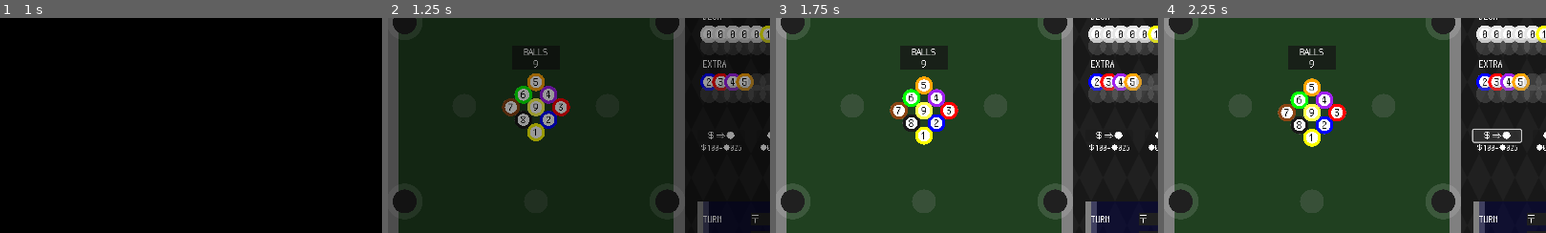
Above: before the commit, frames 1-4 (left to right).
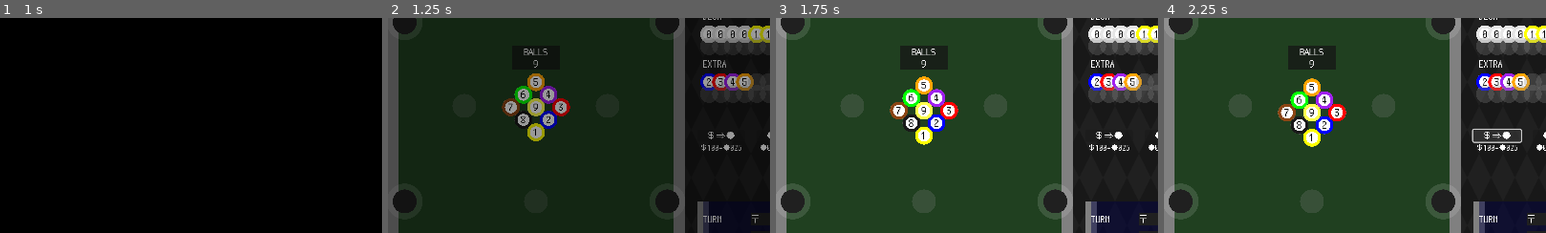
Above: after the commit, the same moments.

Repository: kamikoloss/gamball
Game: Godot game, scene res://scenes/main.tscn
Two runs of this game, one before a commit and one after it. Both use one fixed random seed, a clock stepped at 60 frames per second and the inputs below. Sound files missing from this copy of the repository are replaced by a short silence.
Inputs (mouse positions are % of the whole screen's width and height, from its top left):
- Up to frame 1 (1 s): click "PLAY" at 0.5 s
- Up to frame 2 (1.25 s): no input
- Up to frame 3 (1.75 s): click (22, 34) at 1.27 s
- Up to frame 4 (2.25 s): click "＄⇒●" at 2 s
The pictures show only the part of the screen within x 2-52%, y 7-57%; the shares and areas given below are measured in that part.

Frame 1 is identical in both runs. In frame 2, 0.1% of the frame differs, in the area x 94-98%, y 3-12%; in frame 3, 0.1%; in frame 4, 0.1%.

Commit message:
HOLE_GAIN_UP を実装した

Diff:
--- a/scenes/common/ball_effect.gd
+++ b/scenes/common/ball_effect.gd
@@ -37,17 +37,17 @@
 	EffectType.DECK_COUNT_GAIN_UP: "DECK の Ball が [color={r}][{a}][/color] 個以下のとき Gain [color={r}][+{b}][/color]",
 	EffectType.EXTRA_SIZE_MAX_UP: "EXTRA の最大サイズ [color={r}][+{a}][/color]",
 	EffectType.HOLE_GAIN_UP: "Hole の Gain [color={r}][+{a}][/color]",
-	EffectType.HOLE_SIZE_UP: "Hole のサイズ [color={r}][x{a}][/color]",
-	EffectType.HOLE_GRAVITY_SIZE_UP: "Hole の重力範囲サイズ [color={r}][x{a}][/color]",
+	EffectType.HOLE_SIZE_UP: "Hole のサイズ [color={r}][+{a}][/color] (最大 +4)",
+	EffectType.HOLE_GRAVITY_SIZE_UP: "Hole の重力範囲サイズ [color={r}][+{a}][/color] (最大 +4)",
 	EffectType.GAIN_UP: "LV [color={r}][{a}][/color] 以下の Ball の Gain [color={r}][+{b}][/color]",
 	EffectType.GAIN_UP_2: "LV [color={r}][{a}][/color] の Ball の Gain [color={r}][x{b}][/color]",
 	EffectType.MONEY_UP_ON_BREAK: "破壊時に MONEY [color={r}][x{a}][/color]",
 	EffectType.MONEY_UP_ON_FALL: "落下時に MONEY [color={r}][+{a}][/color]",
 	EffectType.PACHINKO_START_TOP_UP: "パチンコの初当たり確率 [color={r}][+{a}][/color]",
 	EffectType.PACHINKO_CONTINUE_TOP_UP: "パチンコの継続確率 [color={r}][+{a}][/color]",
-	EffectType.RARITY_TOP_UP: "[color={r}][{a}][/color] の出現確率が上がる",
-	EffectType.RARITY_TOP_DOWN: "[color={r}][{a}][/color] の出現確率が下がる",
-	EffectType.TAX_DOWN: "延長料 [color={r}][-{a}%][/color]",
+	EffectType.RARITY_TOP_UP: "[color={r}][{a}][/color] の出現確率 +1 (+1: 2倍, +2: 3倍, ...)",
+	EffectType.RARITY_TOP_DOWN: "[color={r}][{a}][/color] の出現確率 -1 (-1: 半減, -2: 出なくなる)",
+	EffectType.TAX_DOWN: "延長料 [color={r}][-{a}%][/color] (同一効果は足し算)",
 }
 
 # Ball LV/Rarity ごとの初期効果
--- a/scenes/common/hole.gd
+++ b/scenes/common/hole.gd
@@ -6,8 +6,8 @@
 signal ball_entered
 
 
-const HOLE_SCALE_STEP = 1.0
-const GRAVITY_SCALE_STEP = 0.5
+const HOLE_SCALE_STEP = 0.5
+const GRAVITY_SCALE_STEP = 0.25
 
 
 enum HoleType {
--- a/scenes/game/game.gd
+++ b/scenes/game/game.gd
@@ -124,7 +124,7 @@
 	Ball.new(0, Ball.Rarity.COMMON),
 	Ball.new(0, Ball.Rarity.COMMON),
 	Ball.new(0, Ball.Rarity.COMMON),
-	Ball.new(0, Ball.Rarity.COMMON),
+	Ball.new(1, Ball.Rarity.COMMON),
 	Ball.new(1, Ball.Rarity.COMMON),
 	Ball.new(1, Ball.Rarity.COMMON),
 	Ball.new(1, Ball.Rarity.COMMON),
@@ -288,6 +288,7 @@
 func _on_hole_ball_entered(hole: Hole, ball: Ball) -> void:
 	#print("[Game] _on_hole_ball_entered(hole: %s, ball: %s)" % [ball.level, hole.hole_type])
 	match hole.hole_type:
+
 		Hole.HoleType.BILLIARDS:
 			# Ball が有効化されていない場合: 何もしない (Ball は消失する)
 			if not ball.is_active:
@@ -300,6 +301,7 @@
 			var new_ball = _create_new_ball(ball.level)
 			new_ball.is_on_billiards = false
 			_pachinko.spawn_ball(new_ball)
+
 		Hole.HoleType.EXTRA:
 			# ビリヤード盤面上にランダムな Extra Ball を出現させる
 			var random_ball: Ball = _extra_ball_list.pick_random()
@@ -308,8 +310,8 @@
 			_billiards.spawn_extra_ball(new_ball)
 			# パチンコのラッシュ抽選を開始する
 			_pachinko.start_lottery()
+
 		Hole.HoleType.GAIN:
-			# [BallEffect] Gain の +/x を取得する
 			var gain_plus: int = 0
 			var gain_times: int = 1
 			# ex: [EffectType.BILLIARDS_COUNT_GAIN_UP, 50, 1]
@@ -320,28 +322,39 @@
 			for effect_data in _get_extra_ball_effects(BallEffect.EffectType.BILLIARDS_COUNT_GAIN_UP):
 				if billiards_balls <= effect_data[1]:
 					gain_times += effect_data[2]
+			# ex: [EffectType.DECK_COMPLETE_GAIN_UP, 5, 2]
+			for effect_data in _get_extra_ball_effects(BallEffect.EffectType.DECK_COMPLETE_GAIN_UP):
+				if billiards_balls <= effect_data[1]:
+					gain_times += effect_data[2]
 			# ex: [EffectType.DECK_COUNT_GAIN_UP, 50, 1]
 			for effect_data in _get_extra_ball_effects(BallEffect.EffectType.DECK_COUNT_GAIN_UP):
 				if _deck_ball_list.size() <= effect_data[1]:
 					gain_plus += effect_data[2]
-			# ex: [EffectType.GAIN_UP, 3, 1],
+			# ex: [EffectType.GAIN_UP, 3, 1]
 			for effect_data in _get_extra_ball_effects(BallEffect.EffectType.GAIN_UP):
 				if ball.level <= effect_data[1]:
 					gain_plus += effect_data[2]
-			# ex: [EffectType.GAIN_UP_2, 1, 2],
+			# ex: [EffectType.GAIN_UP_2, 1, 2]
 			for effect_data in _get_extra_ball_effects(BallEffect.EffectType.GAIN_UP_2):
 				if ball.level == effect_data[1]:
 					gain_times += effect_data[2]
+			# ex: [EffectType.HOLE_GAIN_UP, 1]
+			for effect_data in _get_extra_ball_effects(BallEffect.EffectType.HOLE_GAIN_UP):
+				gain_plus += effect_data[1]
 			print("[Game/BallEffect] XXXX_GAIN_UP(_2) +%s, x%s" % [gain_plus, gain_times])
+
 			# 払い出しリストに追加する
 			var amount = (hole.gain_ratio + gain_plus) * gain_times * ball.level
 			_push_payout(ball.level, amount)
+
 		Hole.HoleType.LOST:
 			# 何もしない (Ball は消失する)
 			pass
+
 		Hole.HoleType.STACK:
 			# Ball の数をカウントする
 			balls += 1
+
 	_billiards.refresh_balls_count(billiards_balls)
 
 
@@ -383,6 +396,7 @@
 	# Product の効果を発動する
 	# TODO: マジックナンバーをなくす？
 	match product.product_type:
+
 		Product.ProductType.DECK_PACK:
 			if DECK_SIZE_MAX <= _deck_ball_list.size():
 				return
@@ -484,10 +498,11 @@
 	var rarity_weight = RAIRTY_WEIGHT
 	# ex: [EffectType.RARITY_TOP_UP, Ball.Rarity.RARE]
 	for effect_data in _get_extra_ball_effects(BallEffect.EffectType.RARITY_TOP_UP):
-		rarity_weight[effect_data[0]] *= 2
+		rarity_weight[effect_data[0]] += RAIRTY_WEIGHT[effect_data[0]]
 	# ex: [EffectType.RARITY_TOP_DOWN, Ball.Rarity.COMMON]
 	for effect_data in _get_extra_ball_effects(BallEffect.EffectType.RARITY_TOP_DOWN):
-		rarity_weight[effect_data[0]] /= 2
+		var rarity_top_down = rarity_weight[effect_data[0]] - RAIRTY_WEIGHT[effect_data[0]] / 2
+		rarity_weight[effect_data[0]] = clampi(rarity_top_down, 0, rarity_top_down)
 	print("[Game/BallEffect] RARITY_TOP_UP(/DOWN) rarity_weight: %s" % [rarity_weight])
 
 	# 抽選の分母 (合計)
